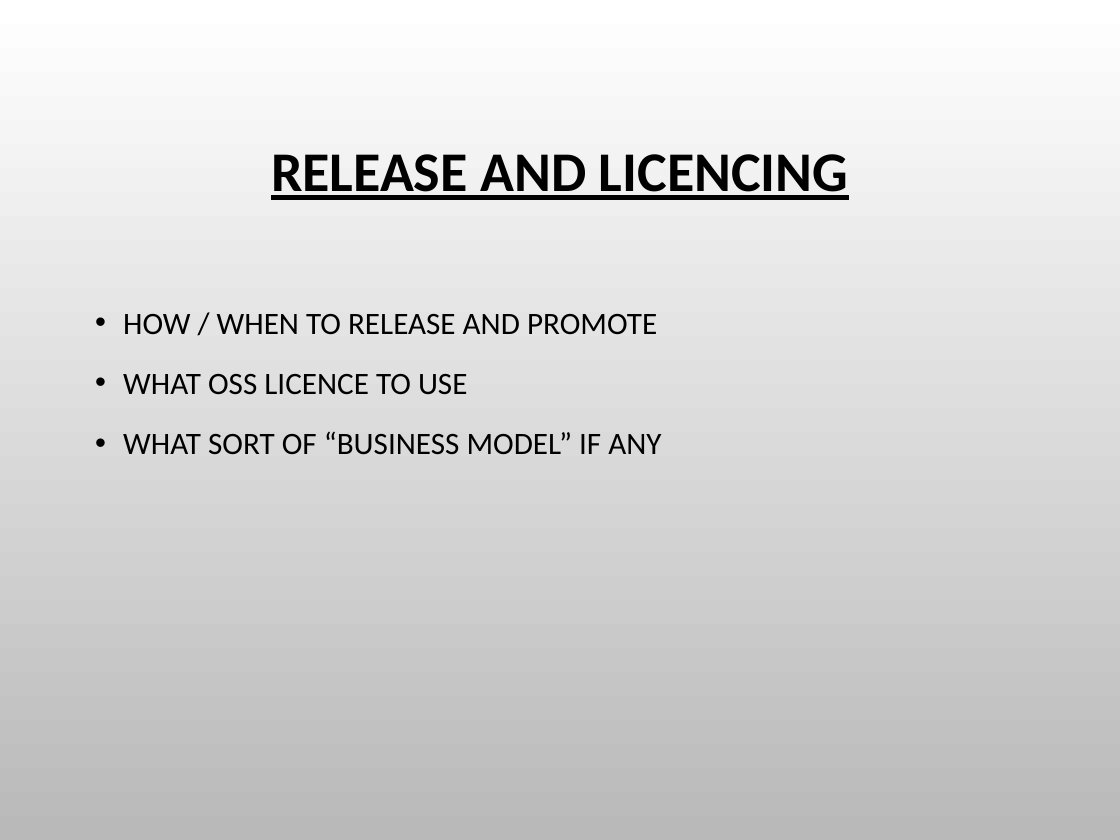
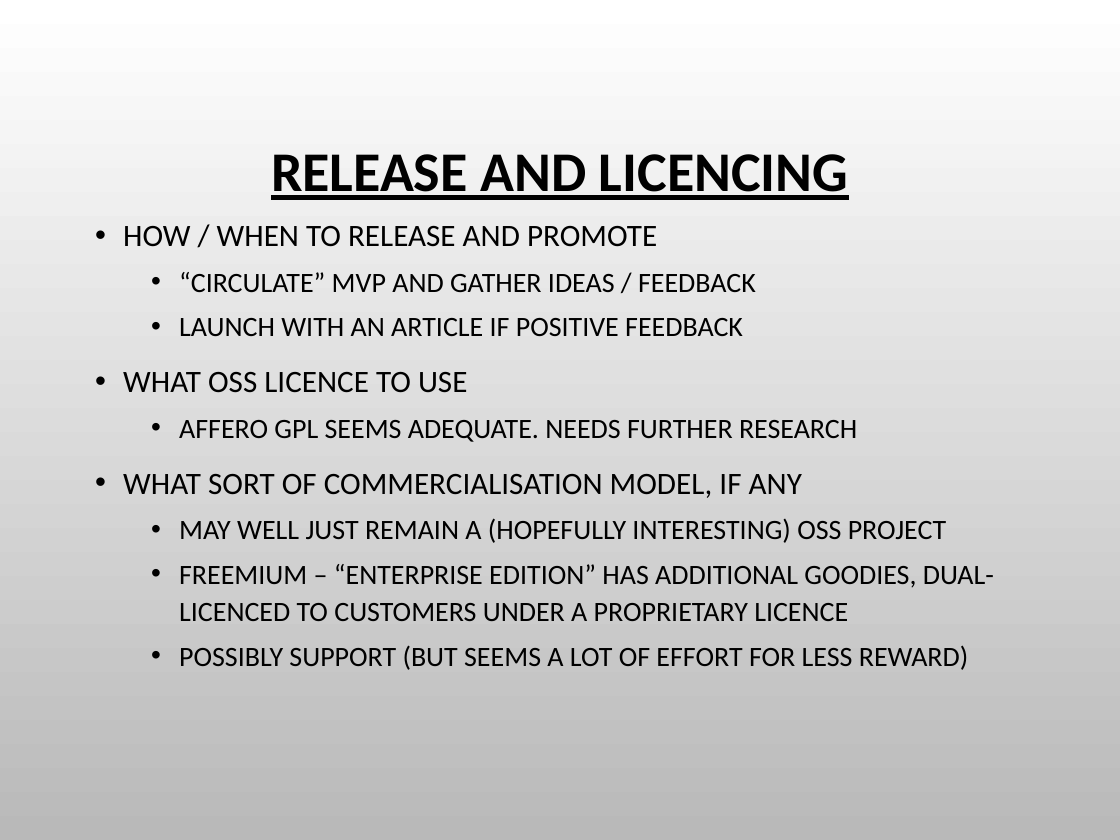
Before and after one commit to charlesduffy/erlysql, a slide deck: slide 27 of doc/Pitch1.pptx. Drawn at 1120x840 pixels with LibreOffice and Linux fonts; fonts in the diff are those of the drawing; background and template pictures are left out. Boxes give left, top, right and bottom in pixels: in the first picture for what was removed or moved away, otherwise in the second. Text is boxed around its words. In the diff, an @@ line names an element or a change of style, - is before the commit and + after.

```diff
--- a/doc/Pitch1.pptx
+++ b/doc/Pitch1.pptx
@@ text "HOW / WHEN TO RELEASE ...": place and size @@
-text "HOW / WHEN TO RELEASE ..." at [123,314,661,455]
+text "HOW / WHEN TO RELEASE ..." at [123,226,994,670]
@@ text at [123,226,657,393]: line spacing 1.2 to 1.1 @@
@@ text at [179,272,756,337]: paragraphs added @@
+  • “CIRCULATE” MVP AND GATHER IDEAS / FEEDBACK
+  • LAUNCH WITH AN ARTICLE IF POSITIVE FEEDBACK
@@ text at [123,420,994,670]: text changed; size 20 to 18 pt @@
-• WHAT SORT OF “BUSINESS MODEL” IF ANY
+  • AFFERO GPL SEEMS ADEQUATE. NEEDS FURTHER RESEARCH
+• WHAT SORT OF COMMERCIALISATION MODEL, IF ANY
+  • MAY WELL JUST REMAIN A (HOPEFULLY INTERESTING) OSS PROJECT
+  • FREEMIUM – “ENTERPRISE EDITION” HAS ADDITIONAL GOODIES, DUAL-LICENCED TO CUSTOMERS UNDER A PROPRIETARY LICENCE
+  • POSSIBLY SUPPORT (BUT SEEMS A LOT OF EFFORT FOR LESS REWARD)
```
Also in this commit, not shown: 11 other slides changed, 9 slides added, 9 slides removed, 1 other file.
